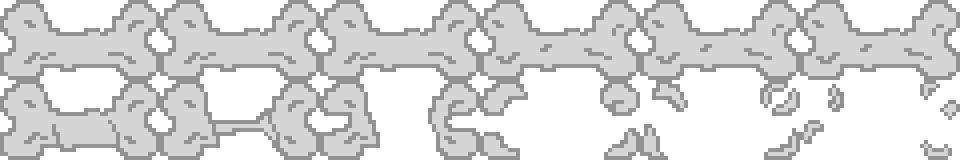
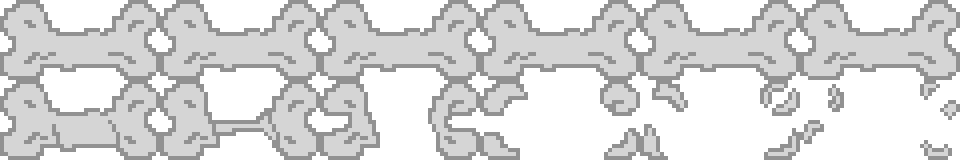
Layer changes from the first 960px x 160px image to the second:
painted on "cloud" over [492,20,944,64]
